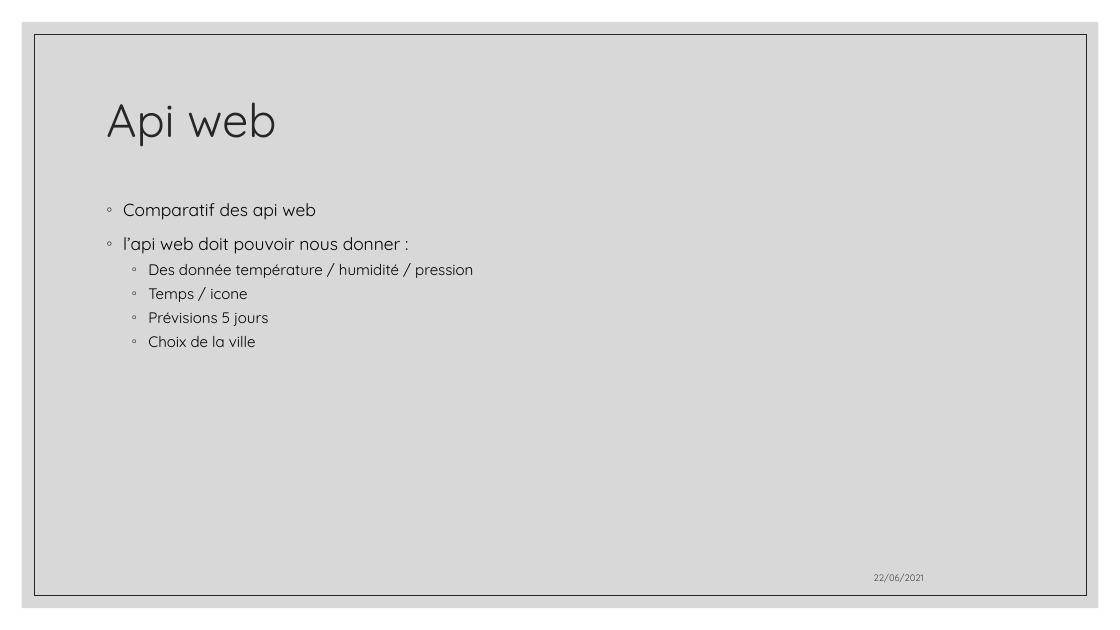
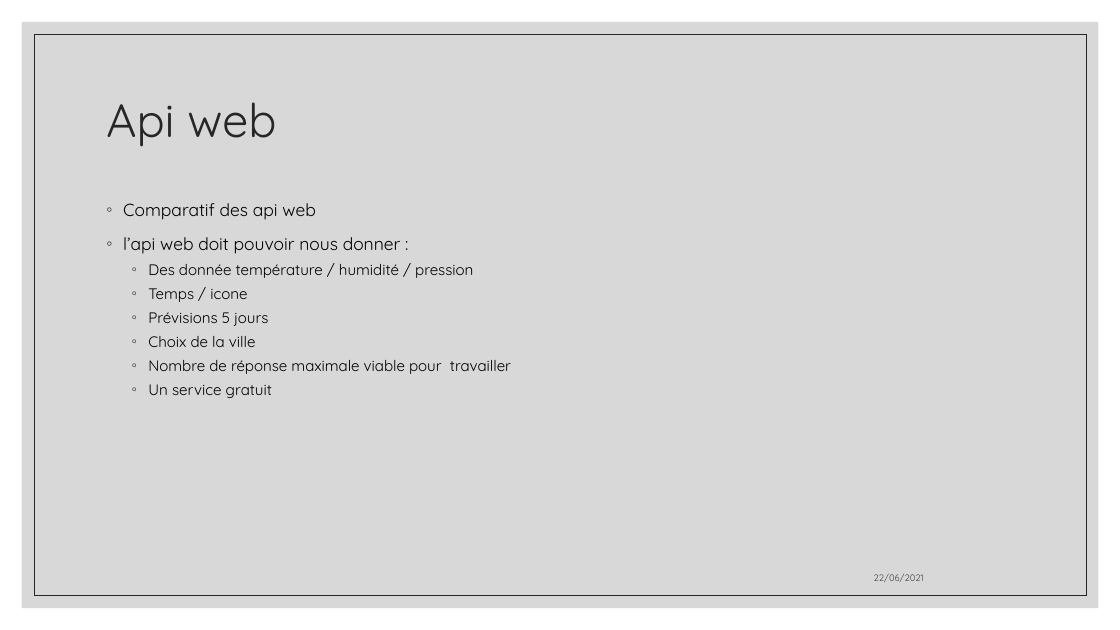
Before and after one commit to aiekick/ProjectStationMeteo, a slide deck: slide 19 of doc/StationMeteo_Soutenance_Mickael.pptx. Drawn at 1120x630 pixels with LibreOffice and Linux fonts; fonts in the diff are those of the drawing. Boxes give left, top, right and bottom in pixels: in the first picture for what was removed or moved away, otherwise in the second. Text is boxed around its words. In the diff, an @@ line names an element or a change of style, - is before the commit and + after.

```diff
--- a/doc/StationMeteo_Soutenance_Mickael.pptx
+++ b/doc/StationMeteo_Soutenance_Mickael.pptx
@@ text at [148, 360, 511, 398]: paragraphs added @@
+  ◦ Nombre de réponse maximale viable pour travailler
+  ◦ Un service gratuit
```
Also in this commit, not shown: 10 slides added, 1 other file.
